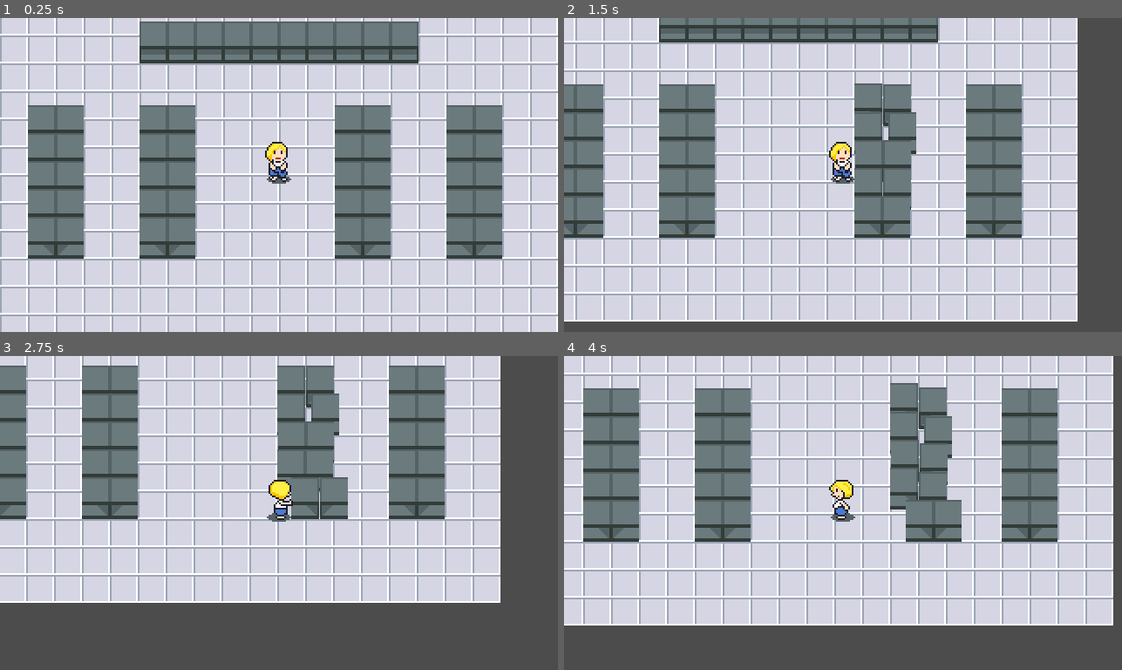
Above: before the commit, frames 1-4 (two rows, left to right).
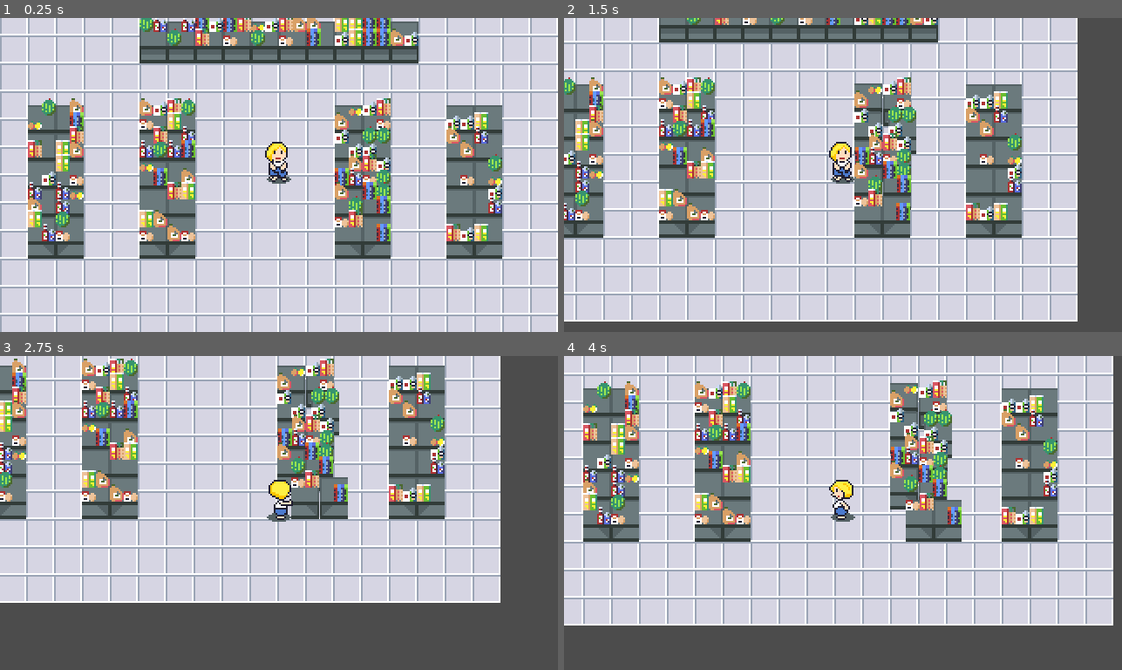
Above: after the commit, the same moments.

Repository: martindzejky/the-last-toilet-paper
Game: Godot game, scene res://scenes/main.tscn
Same seed, same stepped clock (60 frames per second), same inputs: the game is played once before the commit and once after it.
Inputs:
- Up to frame 1 (0.25 s): no input
- Up to frame 2 (1.5 s): tap Enter at 0.5 s; hold D (move_right) 0.53-1.28 s; hold S (move_down) from 1.28 s (still down)
- Up to frame 3 (2.75 s): release S (move_down) at 2.03 s; hold D (move_right) from 2.03 s (still down)
- Up to frame 4 (4 s): release D (move_right) at 2.78 s; hold W (move_up) 2.78-3.53 s; hold A (move_left) from 3.53 s (still down)

The runs differ from the first frame. In frame 1, 11% of the frame differs, in the area x 5-90%, y 0-72%; in frame 2, 8.1%; in frame 3, 7.2%; in frame 4, 8.1%.

Commit message:
add random goods to regals

Diff:
--- /dev/null
+++ b/objects/goods.gd
@@ -0,0 +1,12 @@
+extends Sprite
+
+# Selects a random goods sprite.
+
+func _ready():
+    var maxSprites = hframes
+
+    if randi() % 100 < 40:
+        frame = 0 # empty frame
+        return
+
+    frame = randi() % maxSprites
--- /dev/null
+++ b/objects/goods.tscn
@@ -0,0 +1,13 @@
+[gd_scene load_steps=3 format=2]
+
+[ext_resource path="res://gfx/goods.png" type="Texture" id=1]
+[ext_resource path="res://objects/goods.gd" type="Script" id=2]
+
+[node name="goods" type="Node2D"]
+
+[node name="sprite" type="Sprite" parent="."]
+position = Vector2( 0, -8 )
+texture = ExtResource( 1 )
+hframes = 10
+frame = 2
+script = ExtResource( 2 )
--- a/objects/regal.tscn
+++ b/objects/regal.tscn
@@ -1,7 +1,8 @@
-[gd_scene load_steps=4 format=2]
+[gd_scene load_steps=5 format=2]
 
 [ext_resource path="res://gfx/regal_bottom.png" type="Texture" id=1]
 [ext_resource path="res://scripts/base/kinematic_body_with_velocity.gd" type="Script" id=2]
+[ext_resource path="res://objects/goods.tscn" type="PackedScene" id=3]
 
 [sub_resource type="RectangleShape2D" id=1]
 extents = Vector2( 8, 8 )
@@ -16,3 +17,17 @@
 
 [node name="collider" type="CollisionShape2D" parent="."]
 shape = SubResource( 1 )
+
+[node name="goods" type="YSort" parent="."]
+
+[node name="topleft" parent="goods" instance=ExtResource( 3 )]
+position = Vector2( -4, -10 )
+
+[node name="topright" parent="goods" instance=ExtResource( 3 )]
+position = Vector2( 4, -10 )
+
+[node name="bottomleft" parent="goods" instance=ExtResource( 3 )]
+position = Vector2( -4, -2 )
+
+[node name="bottomright" parent="goods" instance=ExtResource( 3 )]
+position = Vector2( 4, -2 )
Binary file added: gfx/goods.png
Not shown, added: gfx/goods.png.import
